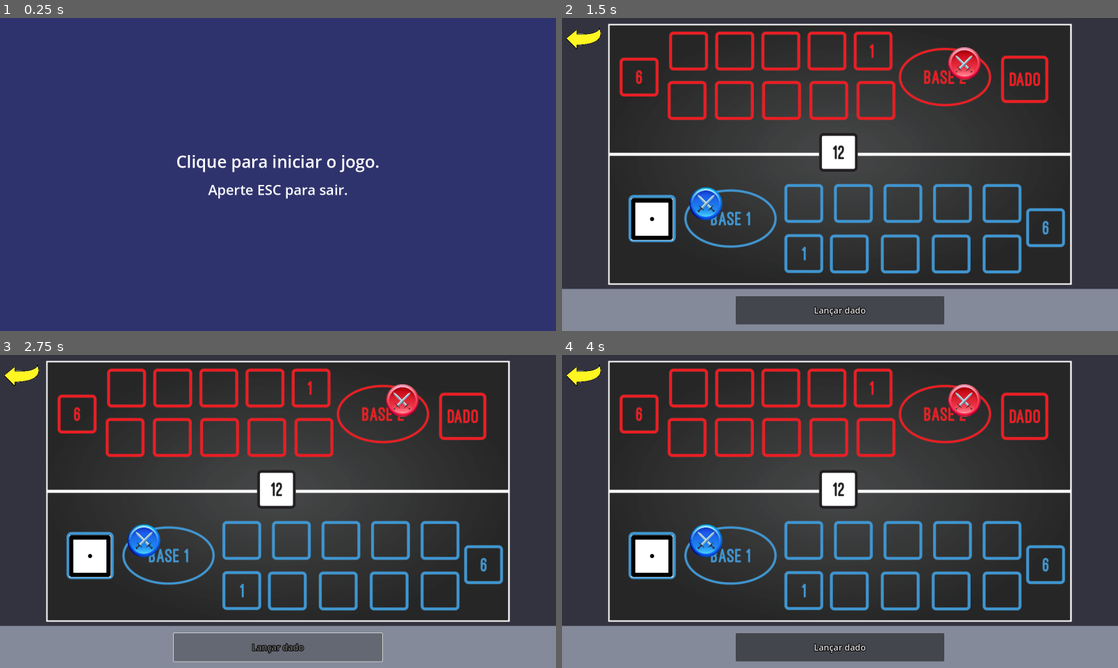
Above: before the commit, frames 1-4 (two rows, left to right).
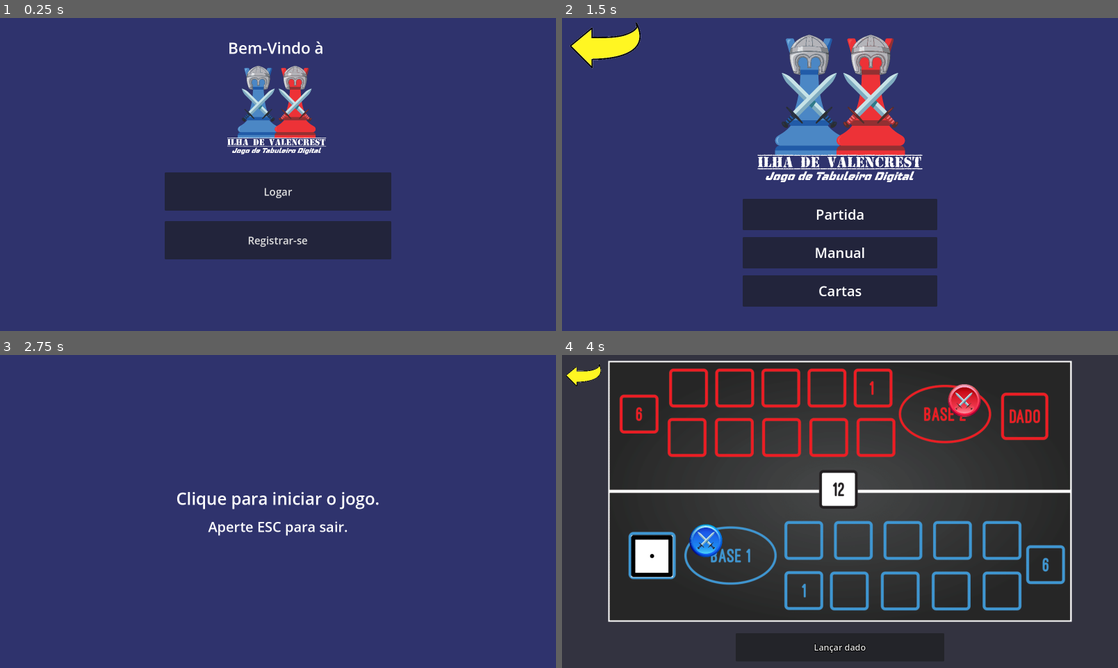
Above: after the commit, the same moments.

Repository: AceSkyes/projetotg_jogodetabuleiro
Game: Godot game, scene res://Cenas/selecaologin.tscn
Same seed, same stepped clock (60 frames per second), same inputs: the game is played once before the commit and once after it. Before the commit the project starts from res://Cenas/MenuInicial.tscn.
Inputs (mouse positions are in pixels of both pictures, inside the frame that each line leads up to; where the layout moved, square brackets give the same spot in the first picture):
- Up to frame 1 (0.25 s): no input
- Up to frame 2 (1.5 s): click (840, 174) at 0.52 s; click (840, 174) [840, 215] at 1.25 s
- Up to frame 3 (2.75 s): click (44, 386) [278, 646] at 2 s
- Up to frame 4 (4 s): click (584, 376) at 2.77 s; click "Partida" at 3.5 s

The runs differ from the first frame. In frame 1, 13% of the frame differs, in the area x 29-71%, y 7-78%; in frame 2, 93%; in frame 3, 100%, in the area x 0-100%, y 0-100%; in frame 4, 13%.

Commit message:
SQLite 1
Criação do banco de dados, e criação da função de se registrar ao banco

Diff:
--- a/Cenas/dado.gd
+++ /dev/null
@@ -1,40 +0,0 @@
-extends Sprite2D
-
-@onready var rolar : AnimationPlayer = $AnimationPlayer
-@onready var timer : Timer = $Timer
-@onready var botaorolar = $"../CanvasLayer/ColorRect/BoxContainer/Rolar"
-
-var ultimoval
-signal dado_rolado(ultimoval)
-
-
-func _ready() -> void:
-	pass
-func _process(delta: float) -> void:
-	pass
-
-
-func _on_timer_timeout() -> void:
-	ultimoval = 	randi_range(1,6)
-	match ultimoval:
-		1:
-			rolar.play("face1")
-		2:
-			rolar.play("face2")
-		3:
-			rolar.play("face3")
-		4:
-			rolar.play("face4")
-		5:
-			rolar.play("face5")
-		6:
-			rolar.play("face6")
-		_:
-			print("programador burro")
-	emit_signal("dado_rolado", ultimoval)
-
-
-func _on_button_pressed() -> void:
-	botaorolar.disabled = true
-	rolar.play("Rolagem")
-	timer.start()
--- a/Cenas/dado.tscn
+++ b/Cenas/dado.tscn
@@ -1,7 +1,7 @@
 [gd_scene load_steps=12 format=3 uid="uid://bcepyh71cd44p"]
 
 [ext_resource type="Texture2D" uid="uid://bdolqgcn375sm" path="res://Recursos/Imagens/dado.png" id="1_q8uet"]
-[ext_resource type="Script" path="res://Cenas/dado.gd" id="2_hpwqb"]
+[ext_resource type="Script" path="res://Scripts/dado.gd" id="2_hpwqb"]
 
 [sub_resource type="Animation" id="Animation_fryib"]
 length = 0.001
--- a/Cenas/partida.tscn
+++ b/Cenas/partida.tscn
@@ -154,7 +154,7 @@
 offset_bottom = 2.0
 grow_horizontal = 2
 grow_vertical = 0
-color = Color(0.518554, 0.540302, 0.601051, 1)
+color = Color(0.517647, 0.541176, 0.6, 0)
 metadata/_edit_lock_ = true
 
 [node name="BoxContainer" type="BoxContainer" parent="CanvasLayer/ColorRect"]
--- /dev/null
+++ b/Cenas/registrar.tscn
@@ -0,0 +1,72 @@
+[gd_scene load_steps=2 format=3 uid="uid://c4lkh4k0fadp1"]
+
+[ext_resource type="Script" path="res://Scripts/registrar.gd" id="1_gjvox"]
+
+[node name="Control" type="Control"]
+layout_mode = 3
+anchors_preset = 15
+anchor_right = 1.0
+anchor_bottom = 1.0
+grow_horizontal = 2
+grow_vertical = 2
+script = ExtResource("1_gjvox")
+
+[node name="ColorRect" type="ColorRect" parent="."]
+layout_mode = 1
+anchors_preset = 15
+anchor_right = 1.0
+anchor_bottom = 1.0
+grow_horizontal = 2
+grow_vertical = 2
+color = Color(0.184314, 0.2, 0.427451, 1)
+metadata/_edit_lock_ = true
+
+[node name="VBoxContainer" type="VBoxContainer" parent="."]
+layout_mode = 1
+anchors_preset = 8
+anchor_left = 0.5
+anchor_top = 0.5
+anchor_right = 0.5
+anchor_bottom = 0.5
+offset_left = -326.0
+offset_top = -157.5
+offset_right = 326.0
+offset_bottom = 395.5
+grow_horizontal = 2
+grow_vertical = 2
+theme_override_constants/separation = 30
+alignment = 1
+
+[node name="usuario" type="TextEdit" parent="VBoxContainer"]
+custom_minimum_size = Vector2(0, 60)
+layout_mode = 2
+theme_override_font_sizes/font_size = 30
+placeholder_text = "Usuário"
+text_direction = 1
+
+[node name="senha" type="TextEdit" parent="VBoxContainer"]
+custom_minimum_size = Vector2(0, 60)
+layout_mode = 2
+theme_override_font_sizes/font_size = 30
+placeholder_text = "Senha"
+
+[node name="Logar" type="Button" parent="VBoxContainer"]
+custom_minimum_size = Vector2(300, 110)
+layout_mode = 2
+theme_override_font_sizes/font_size = 30
+text = "Logar"
+text_direction = 1
+
+[node name="Label" type="Label" parent="."]
+layout_mode = 1
+anchors_preset = 10
+anchor_right = 1.0
+offset_top = 77.0
+offset_bottom = 183.0
+grow_horizontal = 2
+theme_override_font_sizes/font_size = 45
+text = "LOGIN"
+horizontal_alignment = 1
+vertical_alignment = 1
+
+[connection signal="button_down" from="VBoxContainer/Logar" to="." method="_on_logar_button_down"]
--- /dev/null
+++ b/Cenas/selecaologin.tscn
@@ -0,0 +1,77 @@
+[gd_scene load_steps=3 format=3 uid="uid://bafanj0aqwob4"]
+
+[ext_resource type="Script" path="res://Scripts/selecaologin.gd" id="1_s8e5m"]
+[ext_resource type="Texture2D" uid="uid://bttb0sst3lkwd" path="res://Recursos/Imagens/Imagens Finais/logo jogo_cd2.png" id="2_50ai1"]
+
+[node name="Control" type="Control"]
+layout_mode = 3
+anchors_preset = 15
+anchor_right = 1.0
+anchor_bottom = 1.0
+grow_horizontal = 2
+grow_vertical = 2
+script = ExtResource("1_s8e5m")
+
+[node name="ColorRect" type="ColorRect" parent="."]
+layout_mode = 1
+anchors_preset = 15
+anchor_right = 1.0
+anchor_bottom = 1.0
+grow_horizontal = 2
+grow_vertical = 2
+color = Color(0.184314, 0.2, 0.427451, 1)
+metadata/_edit_lock_ = true
+
+[node name="VBoxContainer" type="VBoxContainer" parent="."]
+layout_mode = 1
+anchors_preset = 8
+anchor_left = 0.5
+anchor_top = 0.5
+anchor_right = 0.5
+anchor_bottom = 0.5
+offset_left = -326.0
+offset_top = -157.5
+offset_right = 326.0
+offset_bottom = 395.5
+grow_horizontal = 2
+grow_vertical = 2
+theme_override_constants/separation = 30
+alignment = 1
+
+[node name="Logar" type="Button" parent="VBoxContainer"]
+custom_minimum_size = Vector2(300, 110)
+layout_mode = 2
+theme_override_font_sizes/font_size = 30
+text = "Logar"
+text_direction = 1
+
+[node name="Registrar" type="Button" parent="VBoxContainer"]
+custom_minimum_size = Vector2(300, 110)
+layout_mode = 2
+theme_override_font_sizes/font_size = 30
+text = "Registrar-se"
+text_direction = 1
+
+[node name="Label" type="Label" parent="."]
+layout_mode = 1
+anchors_preset = 10
+anchor_right = 1.0
+offset_top = 33.0
+offset_bottom = 139.0
+grow_horizontal = 2
+theme_override_font_sizes/font_size = 45
+text = "Bem-Vindo à "
+horizontal_alignment = 1
+vertical_alignment = 1
+
+[node name="TextureRect" type="TextureRect" parent="."]
+layout_mode = 0
+offset_left = 654.0
+offset_top = 137.0
+offset_right = 1603.0
+offset_bottom = 986.0
+scale = Vector2(0.3, 0.3)
+texture = ExtResource("2_50ai1")
+
+[connection signal="button_down" from="VBoxContainer/Logar" to="." method="_on_logar_button_down"]
+[connection signal="button_down" from="VBoxContainer/Registrar" to="." method="_on_registrar_button_down"]
--- /dev/null
+++ b/Scripts/dado.gd
@@ -0,0 +1,40 @@
+extends Sprite2D
+
+@onready var rolar : AnimationPlayer = $AnimationPlayer
+@onready var timer : Timer = $Timer
+@onready var botaorolar = $"../CanvasLayer/ColorRect/BoxContainer/Rolar"
+
+var ultimoval
+signal dado_rolado(ultimoval)
+
+
+func _ready() -> void:
+	pass
+func _process(_delta: float) -> void:
+	pass
+
+
+func _on_timer_timeout() -> void:
+	ultimoval = 	randi_range(1,6)
+	match ultimoval:
+		1:
+			rolar.play("face1")
+		2:
+			rolar.play("face2")
+		3:
+			rolar.play("face3")
+		4:
+			rolar.play("face4")
+		5:
+			rolar.play("face5")
+		6:
+			rolar.play("face6")
+		_:
+			print("programador burro")
+	emit_signal("dado_rolado", ultimoval)
+
+
+func _on_button_pressed() -> void:
+	botaorolar.disabled = true
+	rolar.play("Rolagem")
+	timer.start()
--- a/Scripts/menu_inicial.gd
+++ b/Scripts/menu_inicial.gd
@@ -4,7 +4,7 @@
 func _ready() -> void:
 	pass
 
-func _process(delta: float) -> void:
+func _process(_delta: float) -> void:
 	if Input.is_action_just_pressed("sair_menu_inicial"):
 		get_tree().quit()
 	pass
--- a/Scripts/menu_manual.gd
+++ b/Scripts/menu_manual.gd
@@ -7,10 +7,8 @@
 
 
 # Called every frame. 'delta' is the elapsed time since the previous frame.
-func _process(delta: float) -> void:
+func _process(_delta: float) -> void:
 	pass
-
-
 
 
 func _on_button_pressed() -> void:
--- a/Scripts/menu_principal.gd
+++ b/Scripts/menu_principal.gd
@@ -6,7 +6,7 @@
 	pass # Replace with function body.
 
 # Called every frame. 'delta' is the elapsed time since the previous frame.
-func _process(delta: float) -> void:
+func _process(_delta: float) -> void:
 	pass
 
 func _on_button_pressed() -> void:
--- a/Scripts/partida.gd
+++ b/Scripts/partida.gd
@@ -21,7 +21,7 @@
 	j2.position = campos[maxmov].position
 	pass
 
-func _process(delta: float) -> void:
+func _process(_delta: float) -> void:
 	pass
 
 
--- /dev/null
+++ b/Scripts/registrar.gd
@@ -0,0 +1,23 @@
+extends Control
+
+var banco : SQLite
+
+
+func _ready() -> void:
+	banco = SQLite.new()
+	banco.path = "res://data.db"
+	banco.open_db()
+
+	print(banco.select_rows("usuario", "", ["*"]))
+
+func _process(_delta: float) -> void:
+	pass
+
+
+func _on_logar_button_down() -> void:
+	var infologin = {
+		"apelido" : $VBoxContainer/usuario.text,
+		"senha" : $VBoxContainer/senha.text.sha256_text()
+	}
+
+	banco.insert_row("usuario", infologin)
--- /dev/null
+++ b/Scripts/selecaologin.gd
@@ -0,0 +1,20 @@
+extends Control
+
+
+# Called when the node enters the scene tree for the first time.
+func _ready() -> void:
+	pass # Replace with function body.
+
+
+# Called every frame. 'delta' is the elapsed time since the previous frame.
+func _process(_delta: float) -> void:
+	pass
+
+
+func _on_logar_button_down() -> void:
+	get_tree().change_scene_to_file("res://Cenas/MenuInicial.tscn")
+	pass
+
+
+func _on_registrar_button_down() -> void:
+	get_tree().change_scene_to_file("res://Cenas/registrar.tscn")
--- a/project.godot
+++ b/project.godot
@@ -11,7 +11,7 @@
 [application]
 
 config/name="ProjetoTG_JogodeTabuleiro"
-run/main_scene="res://Cenas/MenuInicial.tscn"
+run/main_scene="res://Cenas/selecaologin.tscn"
 config/features=PackedStringArray("4.3", "Forward Plus")
 config/icon="res://icon.svg"
 
Not shown, added: addons/godot-sqlite/godot-sqlite.gd
Not shown, added: addons/godot-sqlite/plugin.cfg
Not shown, added: addons/godot-sqlite/LICENSE.md
Not shown, added: addons/godot-sqlite/bin/libgdsqlite.android.template_debug.arm64.so
Not shown, added: addons/godot-sqlite/bin/libgdsqlite.android.template_debug.x86_64.so
Not shown, added: addons/godot-sqlite/bin/libgdsqlite.android.template_release.arm64.so
Not shown, added: addons/godot-sqlite/bin/libgdsqlite.android.template_release.x86_64.so
Not shown, added: addons/godot-sqlite/bin/libgdsqlite.ios.template_debug.arm64.dylib
Not shown, added: addons/godot-sqlite/bin/libgdsqlite.ios.template_debug.xcframework/ios-arm64/libgdsqlite.ios.template_debug.a
Not shown, added: addons/godot-sqlite/bin/libgdsqlite.ios.template_debug.xcframework/ios-arm64_x86_64-simulator/libgdsqlite.ios.template_debug.simulator.a
Not shown, added: addons/godot-sqlite/bin/libgdsqlite.ios.template_release.arm64.dylib
Not shown, added: addons/godot-sqlite/bin/libgdsqlite.ios.template_release.xcframework/ios-arm64/libgdsqlite.ios.template_release.a
(and 17 more such lines)
